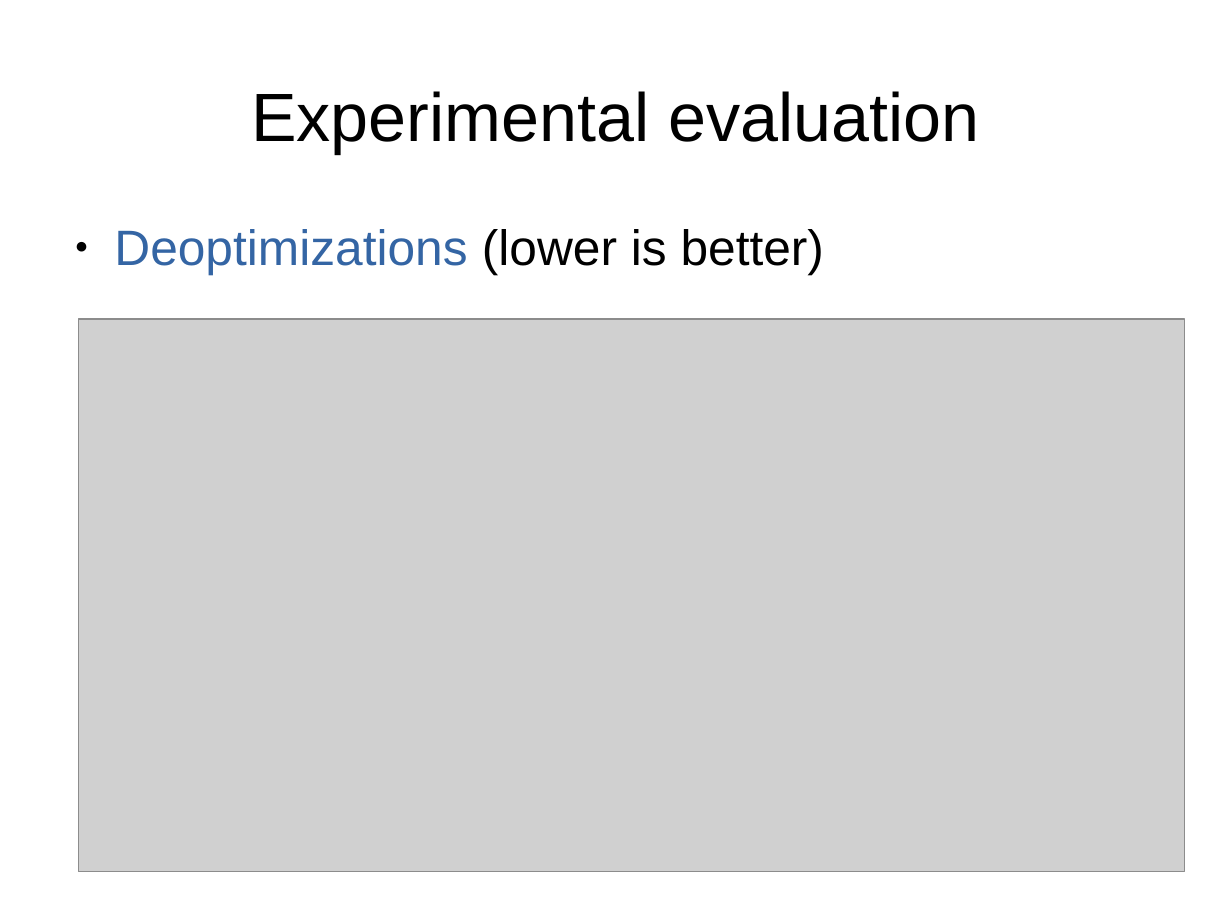
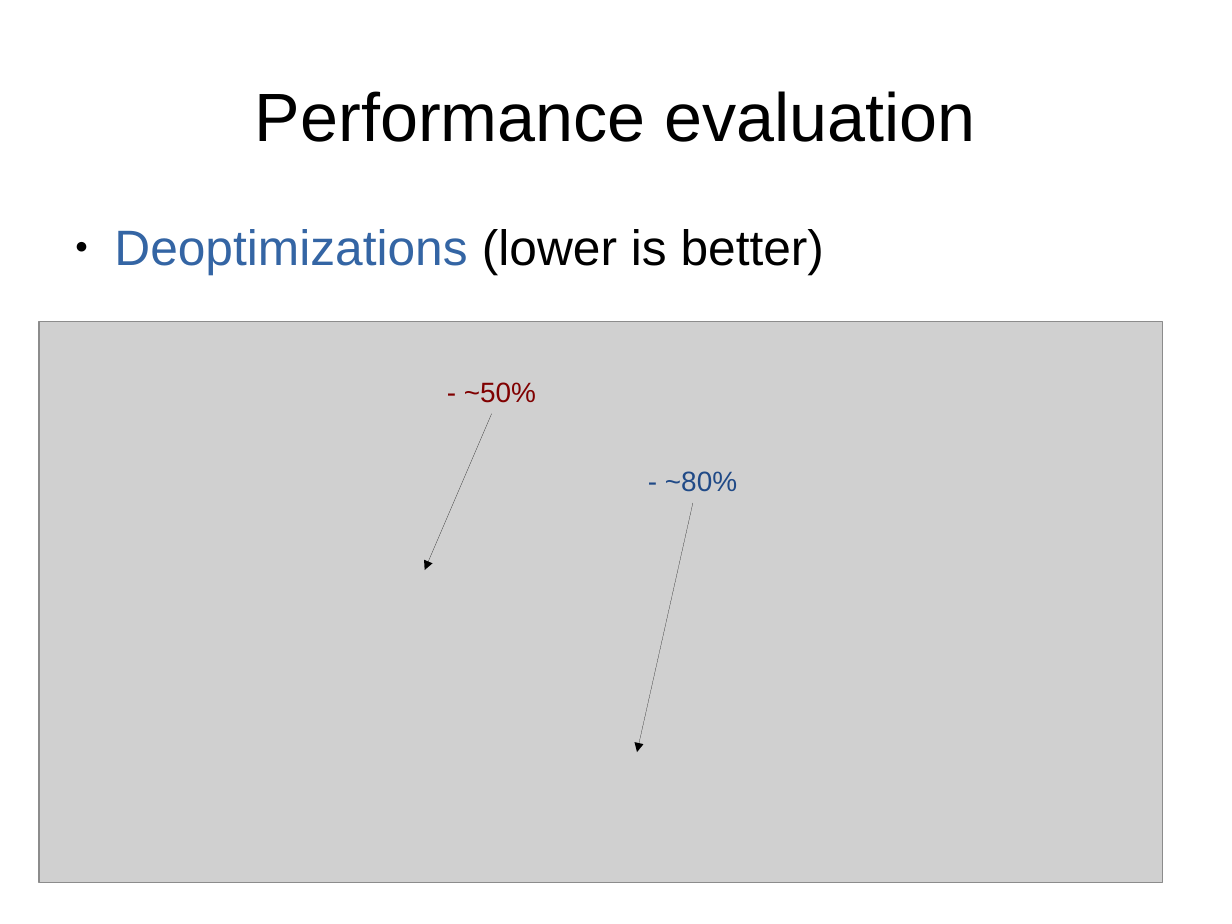
Before and after one commit to mohlerm/hotspot, a slide deck: slide 11 of presentation/profile_caching_mohlerm_presentation.odp. Drawn at 1232x924 pixels with LibreOffice and Linux fonts; fonts in the diff are those of the drawing; grey boxes stand for pictures. Boxes give left, top, right and bottom in pixels: in the first picture for what was removed or moved away, otherwise in the second. Text is boxed around its words. In the diff, an @@ line names an element or a change of style, - is before the commit and + after.

```diff
--- a/presentation/profile_caching_mohlerm_presentation.odp
+++ b/presentation/profile_caching_mohlerm_presentation.odp
@@ title at <box>255,91,976,142</box>: text changed @@
-Experimental evaluation
+Performance evaluation
@@ picture: place and size @@
-picture at <box>78,319,1185,872</box>
+picture at <box>39,322,1163,883</box>
@@ text added at <box>464,382,536,403</box>, 18 pt, text #800000 @@
+- ~50%
@@ arrow added from (492, 414) to (425, 570), #000000 0 pt @@
@@ text added at <box>665,471,737,492</box>, 18 pt, text #204A87 @@
+- ~80%
@@ arrow added from (693, 503) to (637, 752), #000000 0 pt @@
```
Also in this commit, not shown: 5 other slides changed, 1 slide added, 30 other files.
